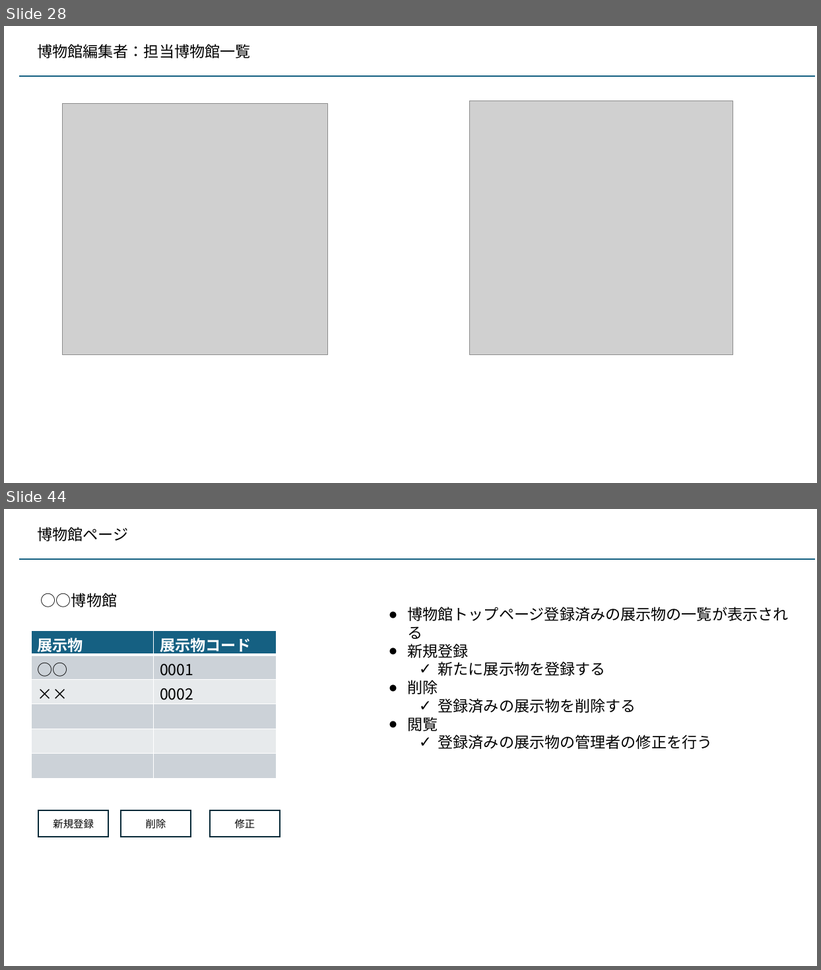
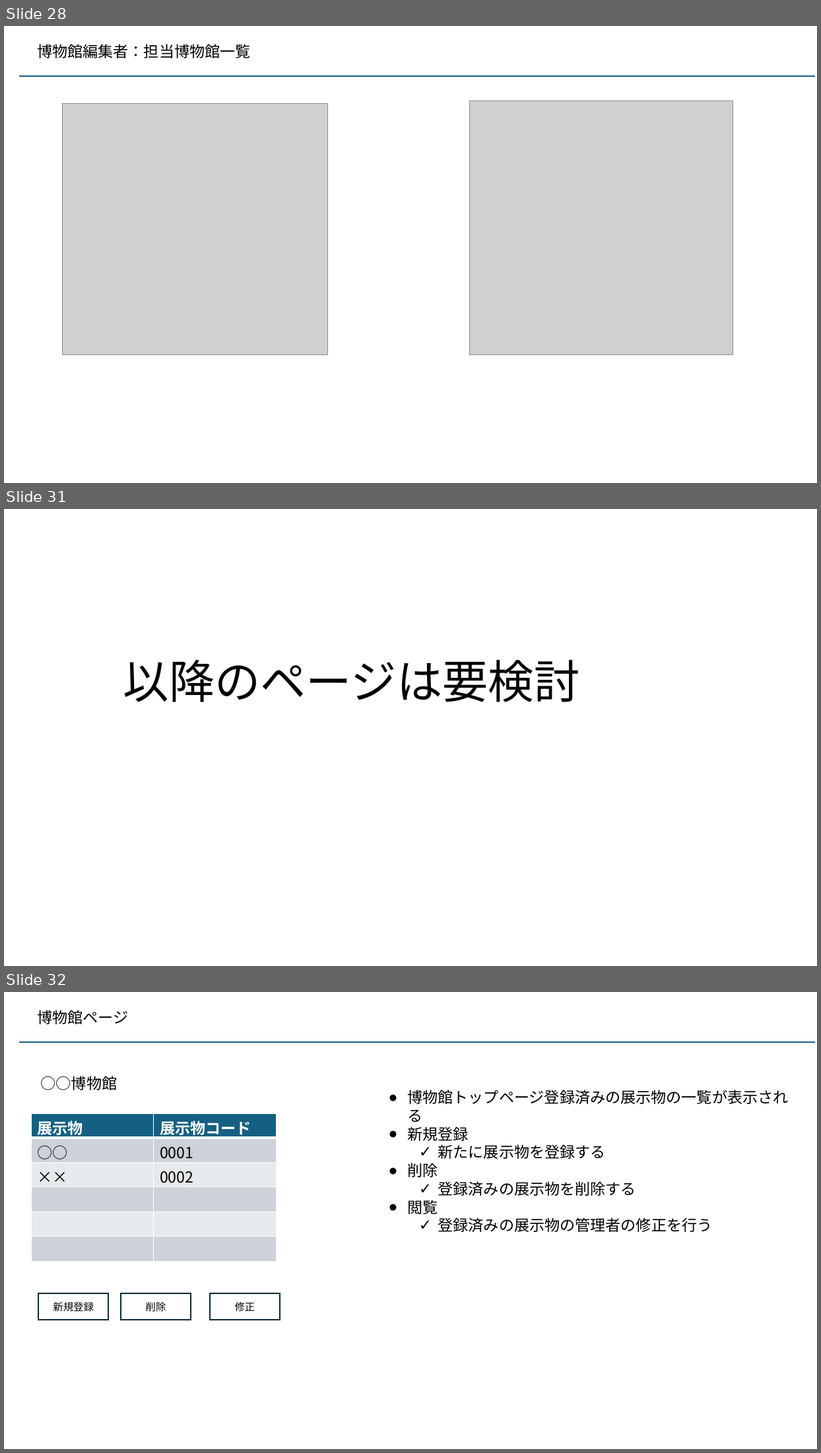
Before and after one commit to kaze-lab/museum_app_proj, a slide deck: 展示物アプリ仕様.pptx. Shown one above the other, each under a label of ours: slides 28 and 44 before the commit, slides 28, 31 and 32 after it; the slides between them are not shown. The pictures are 821x970 and 821x1453 pixels, drawn with LibreOffice and Linux fonts; fonts in the diff are those of the drawing; grey boxes stand for pictures. Boxes give left, top, right and bottom in pixels: in the first picture for what was removed or moved away, otherwise in the second. Text is boxed around its words. In the diff, an @@ line names an element or a change of style, - is before the commit and + after.

```diff
--- a/展示物アプリ仕様.pptx
+++ b/展示物アプリ仕様.pptx
@@ slide 31 added at (4,509,817,966), background #FFFFFF @@
@@ text added at (123,659,580,702), 54 pt, text #000000 @@
+以降のページは要検討
@@ what was slide 44 is now slide 32 @@
```
Also in this commit, not shown: 1 slide changed, 2 other slides added, 15 slides removed, 2 other files.
